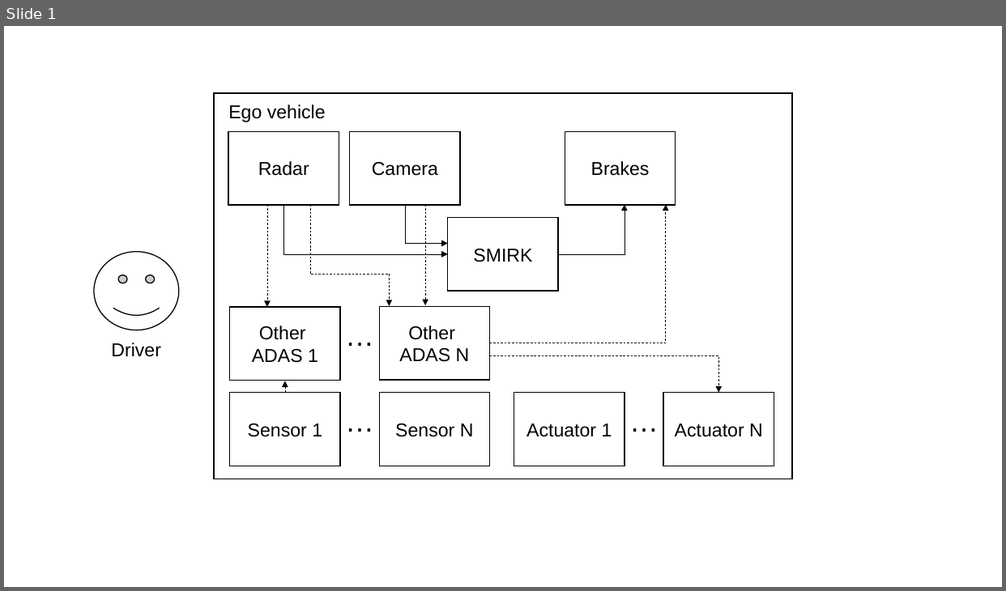
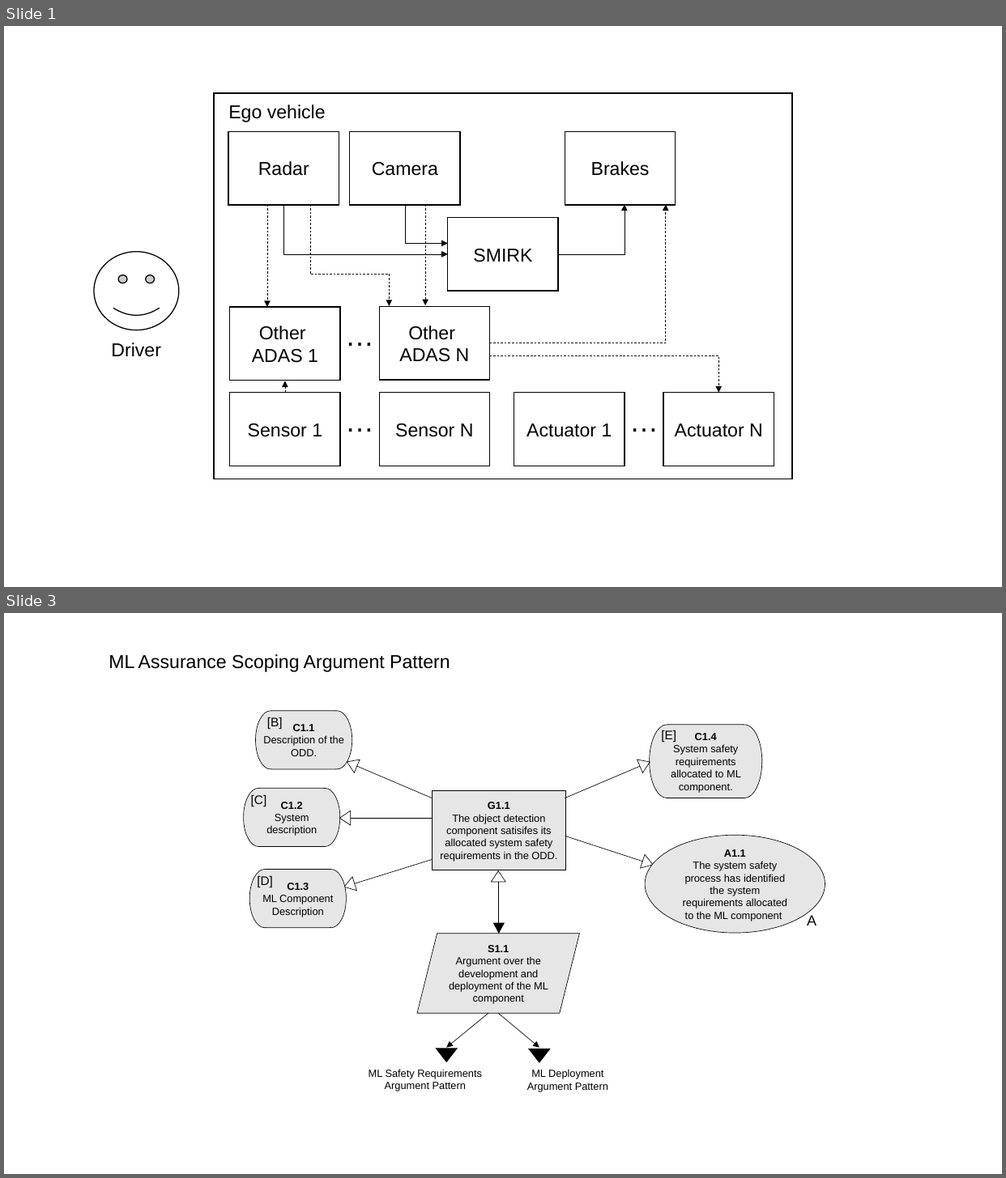
Before and after one commit to RI-SE/smirk, a slide deck: docs/figures/figures.pptx. Shown one above the other, each under a label of ours: slide 1 before the commit, slides 1 and 3 after it; the slides between them are not shown. The pictures are 1006x591 and 1006x1178 pixels, drawn with LibreOffice and Linux fonts; fonts in the diff are those of the drawing. Boxes give left, top, right and bottom in pixels: in the first picture for what was removed or moved away, otherwise in the second. Text is boxed around its words. In the diff, an @@ line names an element or a change of style, - is before the commit and + after.

Commit message:
Add GSN and first pattern

```diff
--- a/docs/figures/figures.pptx
+++ b/docs/figures/figures.pptx
@@ slide 3 added at [4,613,1002,1174], background #FFFFFF @@
@@ text added at [108,654,450,672], 18 pt, text #000000 @@
+ML Assurance Scoping Argument Pattern
@@ freeform shape added at [256,711,352,769], fill #E7E6E6, outline #000000 0.5 pt, 10 pt, text #000000 @@
+C1.1
+Description of the ODD.
@@ text added at [267,717,283,729], 12 pt, text #000000 @@
+[B]
@@ freeform shape added at [650,725,762,798], fill #E7E6E6, outline #000000 0.5 pt, 10 pt, text #000000 @@
+C1.4
+System safety requirements allocated to ML component.
@@ text added at [661,730,676,742], 12 pt, text #000000 @@
+[E]
@@ triangle added at [344,756,360,773], outline #000000 0.5 pt @@
@@ triangle added at [637,756,653,773], outline #000000 0.5 pt @@
@@ line added from (357, 766) to (432, 798), #000000 0.5 pt @@
@@ line added from (641, 766) to (565, 798), #000000 0.5 pt @@
@@ freeform shape added at [244,788,340,846], fill #E7E6E6, outline #000000 0.5 pt, 10 pt, text #000000 @@
+C1.2
+System description
@@ text added at [251,795,267,807], 12 pt, text #000000 @@
+[C]
@@ rectangle added at [432,790,565,871], fill #E7E6E6, outline #000000 0.5 pt, 10 pt, text #000000 @@
+G1.1
+The object detection component satisifes its allocated system safety requirements in the ODD.
@@ triangle added at [340,811,350,825], outline #000000 0.5 pt @@
@@ line added from (351, 818) to (432, 818), #000000 0.5 pt @@
@@ line added from (642, 862) to (565, 836), #000000 0.5 pt @@
@@ triangle added at [640,854,654,871], outline #000000 0.5 pt @@
@@ ellipse added at [645,835,825,934], fill #E7E6E6, outline #000000 0.5 pt, 10 pt, text #000000 @@
+A1.1
+The system safety process has identified the system requirements allocated to the ML component
@@ freeform shape added at [249,870,346,928], fill #E7E6E6, outline #000000 0.5 pt, 10 pt, text #000000 @@
+C1.3
+ML Component Description
@@ text added at [257,876,273,888], 12 pt, text #000000 @@
+[D]
@@ triangle added at [343,877,356,894], outline #000000 0.5 pt @@
@@ line added from (355, 884) to (432, 859), #000000 0.5 pt @@
@@ triangle added at [492,871,505,882], outline #000000 0.5 pt @@
@@ line added from (498, 882) to (498, 964), #000000 0.5 pt @@
@@ triangle added at [493,923,505,934], fill #000000 @@
@@ text added at [807,915,816,926], 14 pt, text #000000 @@
+A
@@ parallelogram added at [417,934,580,1013], fill #E7E6E6, outline #000000 0.5 pt, 10 pt, text #000000 @@
+S1.1
+Argument over the development and deployment of the ML component
@@ arrow added from (488, 1013) to (446, 1048), #000000 0.5 pt @@
@@ arrow added from (498, 1013) to (539, 1048), #000000 0.5 pt @@
@@ triangle added at [435,1049,458,1063], fill #000000 @@
@@ triangle added at [528,1049,551,1063], fill #000000 @@
@@ text added at [368,1069,482,1092], 10 pt, text #000000 @@
+ML Safety Requirements Argument Pattern
@@ text added at [527,1069,608,1093], 10 pt, text #000000 @@
+ML Deployment
+Argument Pattern
```
Also in this commit, not shown: 1 other slide added, 2 other files.
